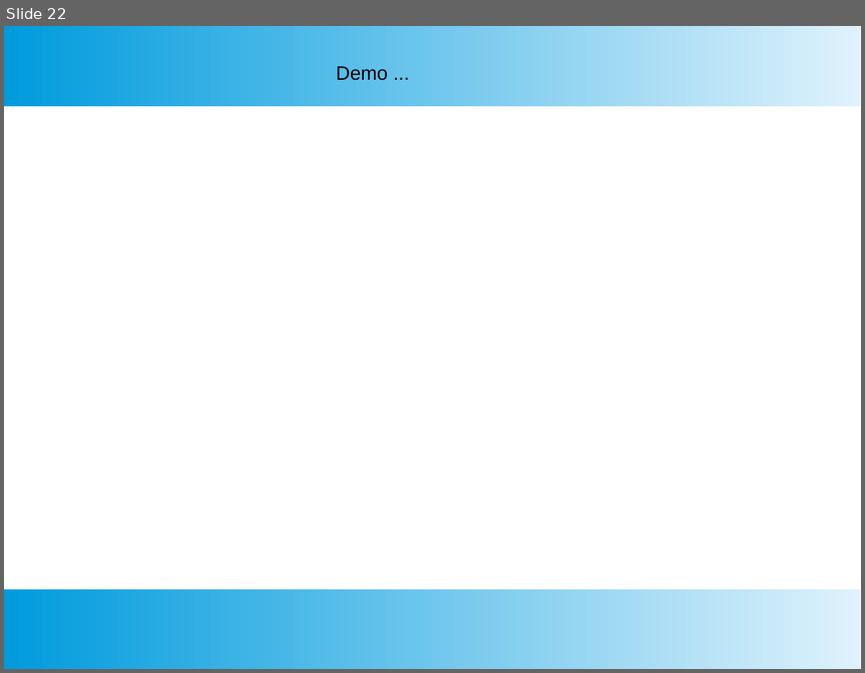
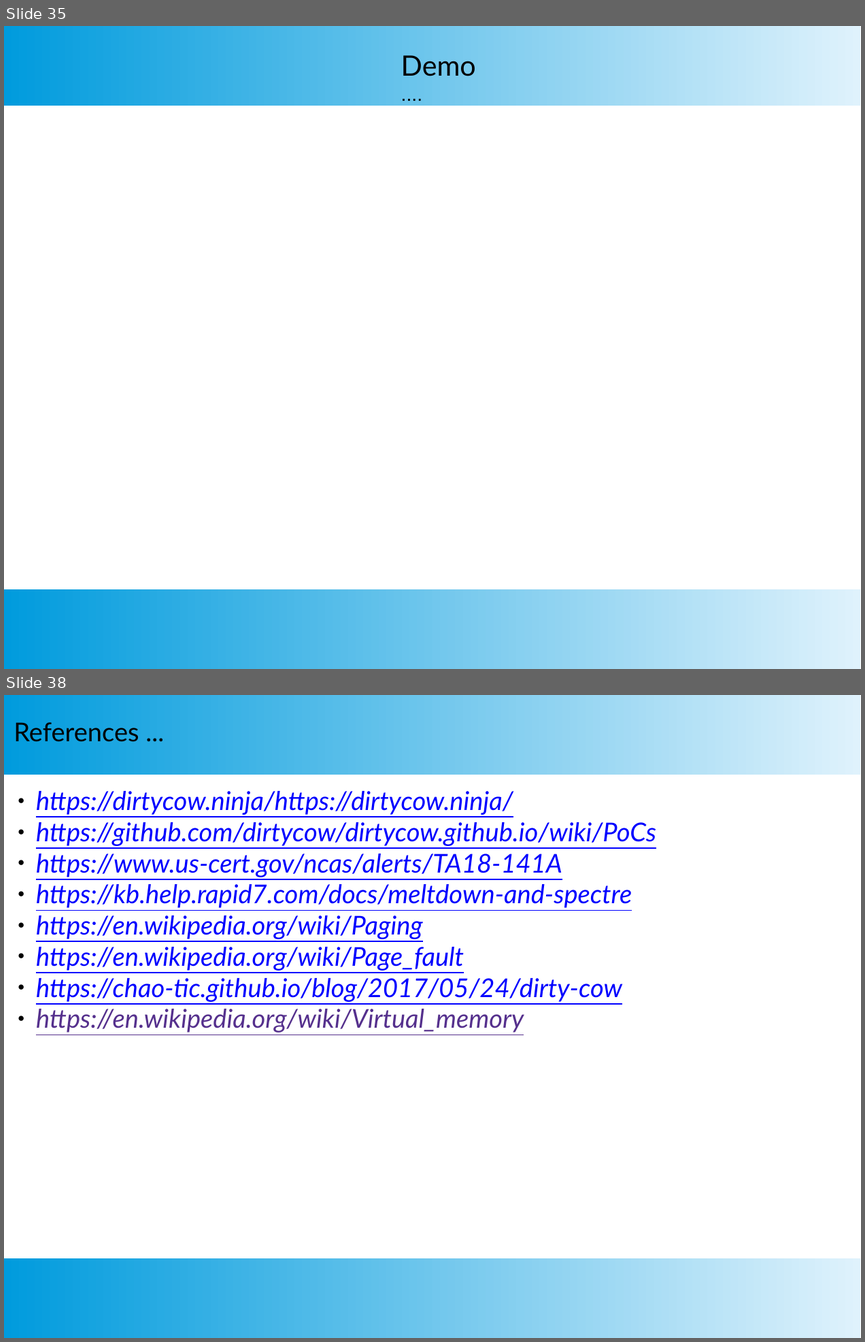
Before and after one commit to SubhajitCode/Seminar, a slide deck: Seminar 02/Seminar 2.pptx. Shown one above the other, each under a label of ours: slide 22 before the commit, slides 35 and 38 after it; the slides between them are not shown. The pictures are 865x673 and 865x1342 pixels, drawn with LibreOffice and Linux fonts; fonts in the diff are those of the drawing. Boxes give left, top, right and bottom in pixels: in the first picture for what was removed or moved away, otherwise in the second. Text is boxed around its words. In the diff, an @@ line names an element or a change of style, - is before the commit and + after.

```diff
--- a/Seminar 02/Seminar 2.pptx
+++ b/Seminar 02/Seminar 2.pptx
@@ slide 38 added at bbox=[4, 695, 861, 1338], background #FFFFFF; not listed: 2 template elements that a slide beside it also shows @@
@@ text added at bbox=[14, 722, 139, 742], 24 pt, text #000000 @@
+References ...
@@ text added at bbox=[36, 791, 656, 1032], 24 pt, text #0000FF, italic, underline @@
+● https://dirtycow.ninja/https://dirtycow.ninja/
+● https://github.com/dirtycow/dirtycow.github.io/wiki/PoCs
+● https://www.us-cert.gov/ncas/alerts/TA18-141A
+● https://kb.help.rapid7.com/docs/meltdown-and-spectre
+● https://en.wikipedia.org/wiki/Paging
+● https://en.wikipedia.org/wiki/Page_fault
+● https://chao-tic.github.io/blog/2017/05/24/dirty-cow
+● https://en.wikipedia.org/wiki/Virtual_memory
@@ what was slide 22 is now slide 35 @@
@@ slide 35 changed as well @@
@@ text at bbox=[401, 55, 476, 76]: text changed; size 18 to 26 pt; font Arial to Lato @@
-Demo ...
+Demo ....
```
Also in this commit, not shown: 6 other slides changed, 28 other slides added, 17 slides removed, 24 other files.
